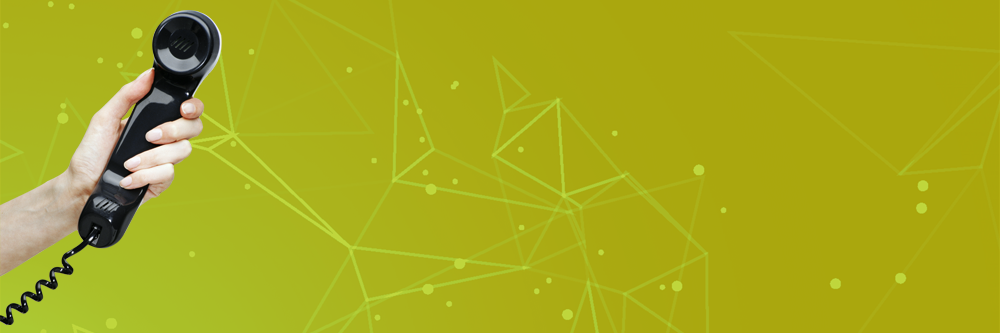
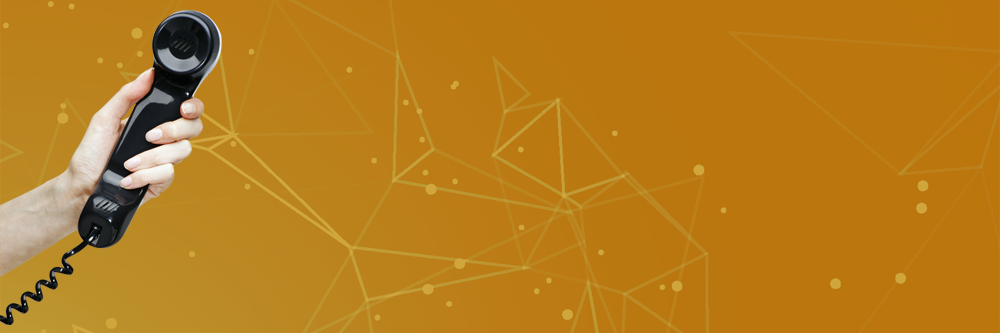
Two versions of the same layered image (1000x333). Layer-by-layer changes:
pixels changed over box(0, 0, 1000, 333) (layer not identified)
